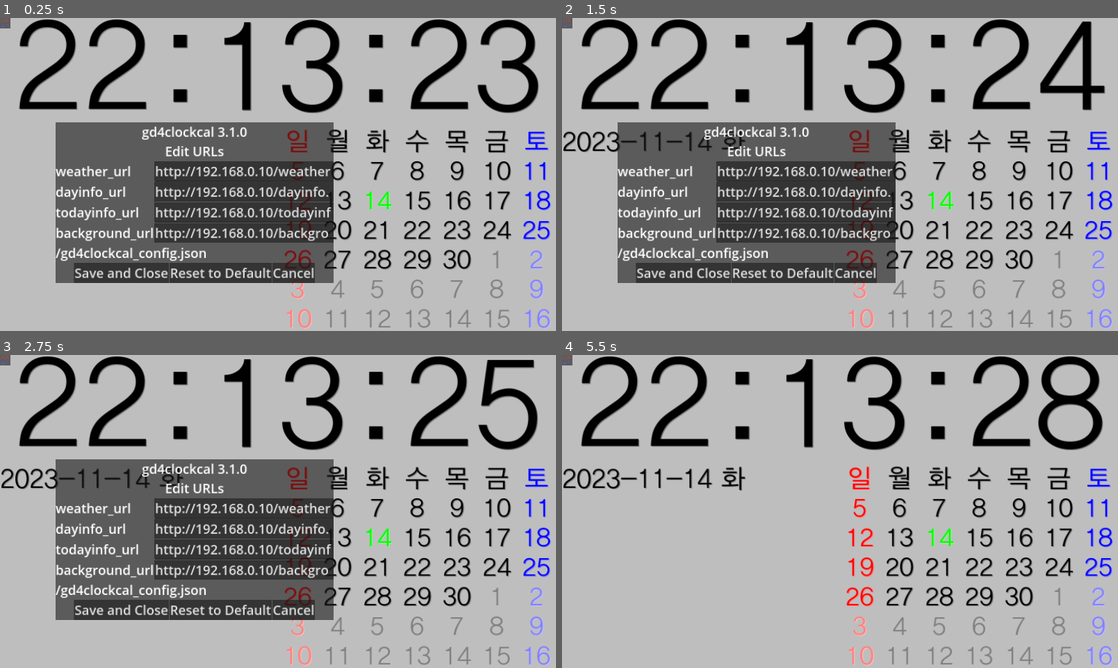
Above: before the commit, frames 1-4 (two rows, left to right).
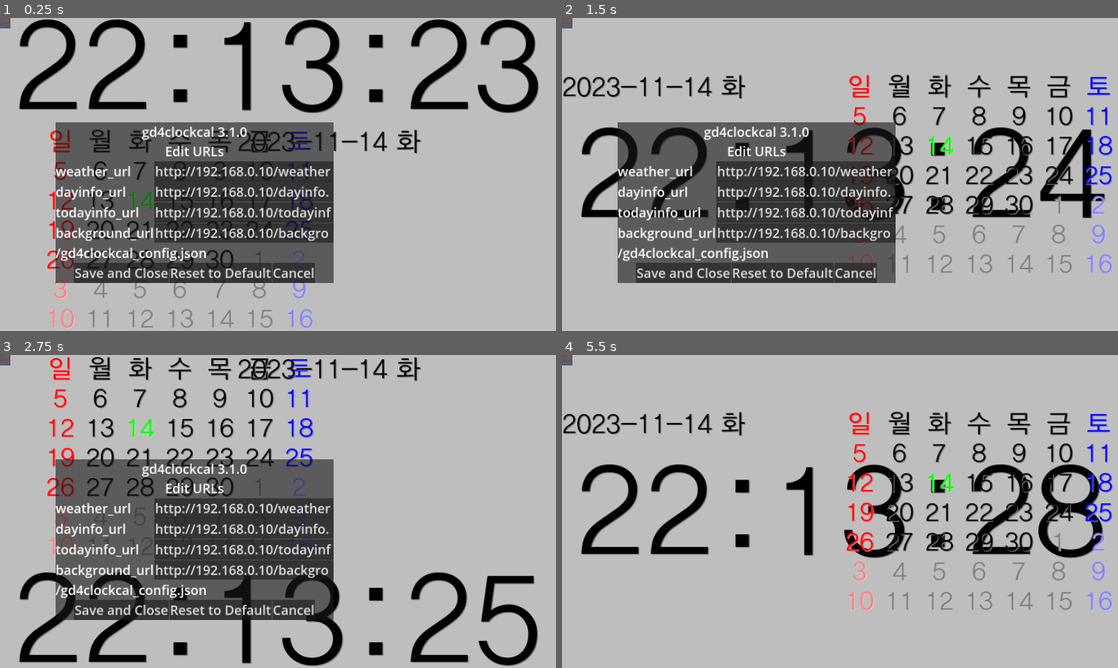
Above: after the commit, the same moments.

Repository: kasworld/gd4clockcal
Game: Godot game, scene res://main.tscn
The game is run twice, just before and just after one commit, with the same random seed, the same clock (stepped at 60 frames per second) and the same inputs.
Inputs:
- Up to frame 1 (0.25 s): no input
- Up to frame 2 (1.5 s): tap Enter at 0.5 s
- Up to frame 3 (2.75 s): no input
- Up to frame 4 (5.5 s): no input

The runs differ from the first frame. In frame 1, 8.1% of the frame differs, in the area x 8-100%, y 35-100%; in frame 2, 20%; in frame 3, 21%; in frame 4, 22%, in the area x 0-100%, y 0-100%.
Error in both runs: Attempt to call function 'store_line' in base 'null instance' on a null instance. (res://config.gd:29)

Commit message:
add animove

Diff:
--- a/main.gd
+++ b/main.gd
@@ -31,16 +31,33 @@
 	$InfoLabel.init(0, 0, vp_size.x/2, vp_size.y*0.65, fi[0], fi[1] )
 	$InfoLabel.position = infopos[0]
 
+	_on_timer_timeout()
+
 func sin_inter(v1 :float, v2 :float, t :float)->float:
-	return (sin(t *PI)/2 +0.5) * (v2-v1) + v1
+	return (cos(t *PI)/2 +0.5) * (v2-v1) + v1
 
+var animove_state = 0
+var animove_begin_tick = 0
 func _process(delta: float) -> void:
-	return
-	var ms = Time.get_unix_time_from_system()
-	$TimeLabel.position.y = sin_inter(timepos[0].y ,timepos[1].y , ms)
-#	$TimeLabel.position.y = (sin(ms)*0.35 +0.27) *vp_size.y
-#	$Calendar.position.x = (sin(ms)*0.25 +0.25) *vp_size.x
-#	$InfoLabel.position.x = (sin(-ms)*0.25 +0.25) *vp_size.x
+#	return
+	var ms = Time.get_unix_time_from_system() - animove_begin_tick
+	match animove_state%4:
+		0:
+			$TimeLabel.position.y = sin_inter(timepos[0].y ,timepos[1].y , ms)
+			$Calendar.position.y = sin_inter(calpos[0].y ,calpos[1].y , ms)
+			$InfoLabel.position.y = sin_inter(infopos[0].y ,infopos[1].y , ms)
+		1:
+			$Calendar.position.x = sin_inter(calpos[0].x ,calpos[1].x , ms)
+			$InfoLabel.position.x = sin_inter(infopos[0].x ,infopos[1].x , ms)
+		2:
+			$TimeLabel.position.y = sin_inter(timepos[1].y ,timepos[0].y , ms)
+			$Calendar.position.y = sin_inter(calpos[1].y ,calpos[0].y , ms)
+			$InfoLabel.position.y = sin_inter(infopos[1].y ,infopos[0].y , ms)
+		3:
+			$Calendar.position.x = sin_inter(calpos[1].x ,calpos[0].x , ms)
+			$InfoLabel.position.x = sin_inter(infopos[1].x ,infopos[0].x , ms)
+		_:
+			print_debug("invalid state", animove_state)
 
 func _notification(what: int) -> void:
 	if what == NOTIFICATION_APPLICATION_RESUMED:
@@ -49,6 +66,8 @@
 
 var old_time_dict = {"day":0} # datetime dict
 func _on_timer_timeout():
+	animove_state += 1
+	animove_begin_tick = Time.get_unix_time_from_system()
 	var time_now_dict = Time.get_datetime_dict_from_system()
 	if old_time_dict["day"] != time_now_dict["day"]:
 		old_time_dict = time_now_dict
Not shown, changed: export_presets.cfg
